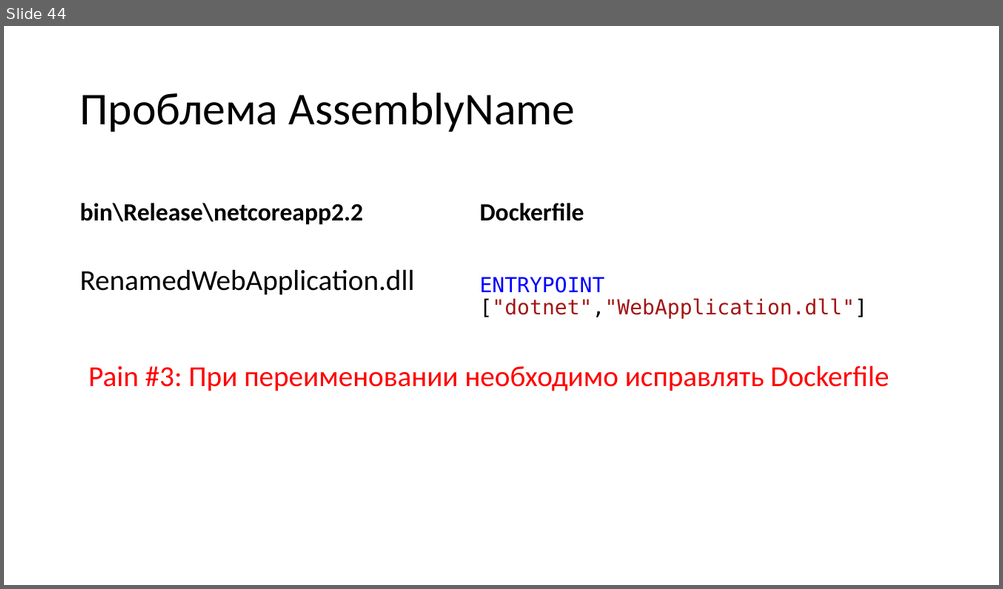
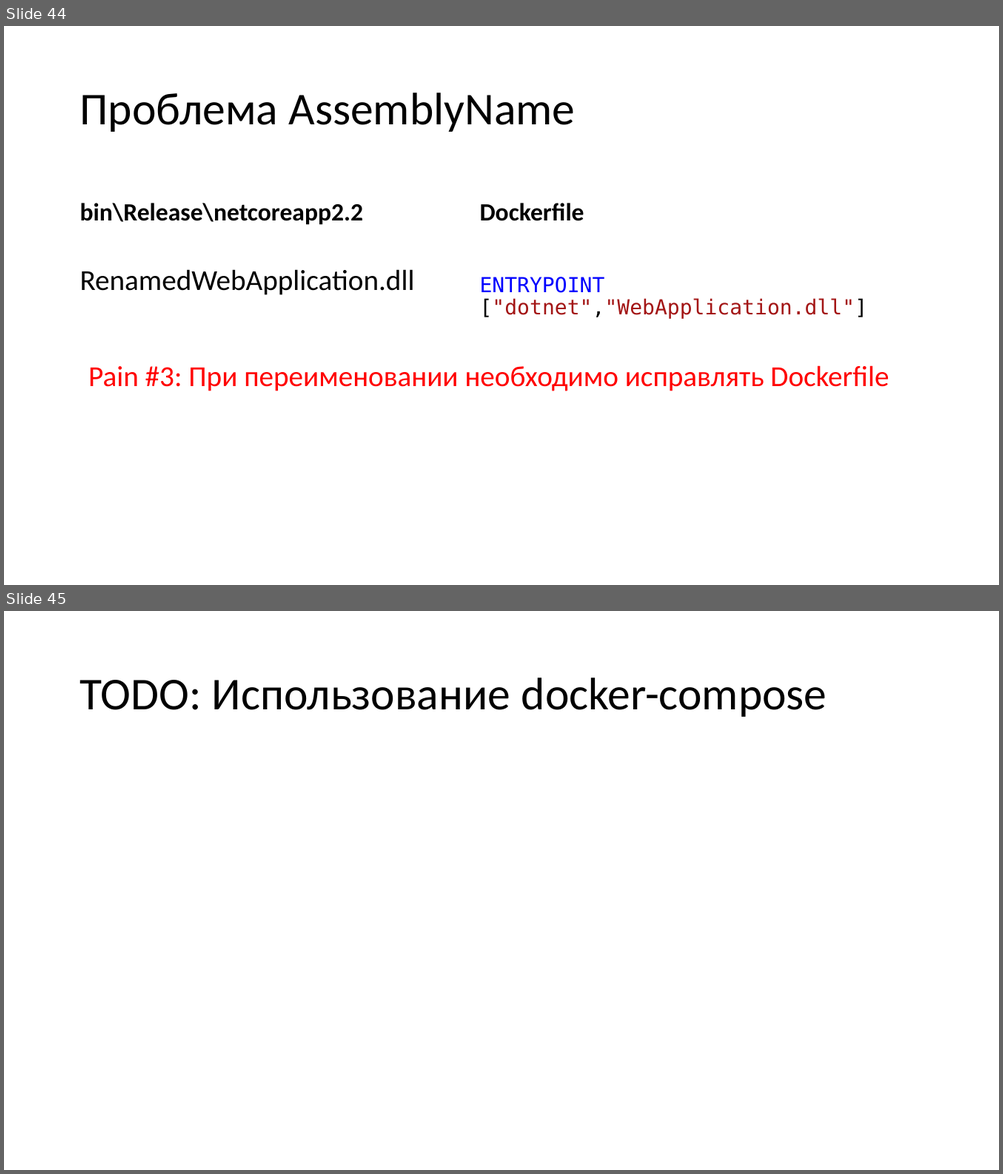
Before and after one commit to kugushev/presentations, a slide deck: 2019_VisualStudio-And-Docker/Presentation.pptx. Shown one above the other, each under a label of ours: slide 44 before the commit, slides 44 and 45 after it. The pictures are 1003x589 and 1003x1174 pixels, drawn with LibreOffice and Linux fonts; fonts in the diff are those of the drawing. Boxes give left, top, right and bottom in pixels: in the first picture for what was removed or moved away, otherwise in the second. Text is boxed around its words. In the diff, an @@ line names an element or a change of style, - is before the commit and + after.

```diff
--- a/2019_VisualStudio-And-Docker/Presentation.pptx
+++ b/2019_VisualStudio-And-Docker/Presentation.pptx
@@ slide 45 added at (x1=4, y1=611, x2=999, y2=1170), background #FFFFFF @@
@@ title added at (x1=79, y1=678, x2=827, y2=717), 44 pt, text #000000 @@
+TODO: Использование docker-compose
```
Also in this commit, not shown: 2 other slides added, 2 other files.
